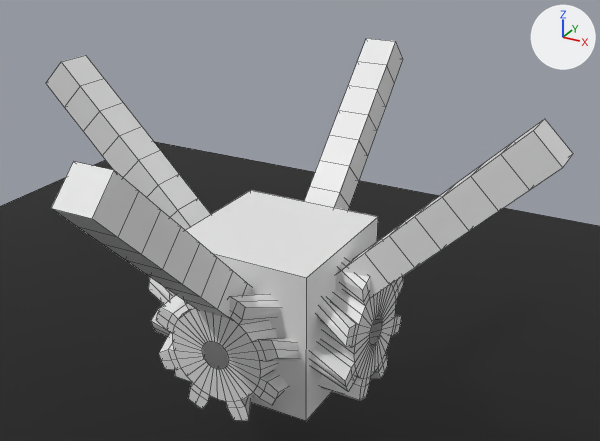
Two versions of the Blender file gameDirectory/src/assets/archnobot.blend, one commit apart.
Camera for both pictures: a 50 mm lens placed at (5.2, -8.69, 8.35), pointed at (0.25, 0.31, 3.85). The lights are fixed; the arrows at upper right show +X, +Y and +Z. Mesh edges are drawn as thin lines.

The first picture shows 'Gear.002', 'Gear.003', 'Plane', 'Vert', 'Vert.001', 'Vert.002', 'Vert.003', 'body'.
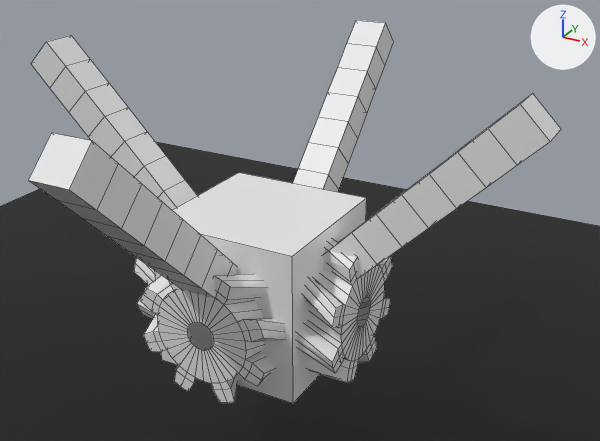
The change, as a diff of the scene's bpy script:
```diff
--- a/gameDirectory/src/assets/archnobot.blend.py
+++ b/gameDirectory/src/assets/archnobot.blend.py
@@ ob_body @@
 ob_body = bpy.data.objects.new('body', me_cube_001)
-ob_body.location = (-0.03, 0.14, 2.46)
+ob_body.location = (-0.18, 0.05, 2.75)
```

Location of each change, (x1, y1, x2, y2) in pixels of the pictures (600 x 441 px):
'body', moved: before (169, 190, 378, 421); after (155, 173, 367, 403)
'Vert.002', moved: before (336, 119, 573, 298); after (323, 93, 561, 279)
'Vert.003', moved: before (51, 161, 251, 319); after (28, 133, 237, 299)
'Gear.003', moved: before (156, 294, 299, 421); after (141, 274, 285, 403)
'Gear.002', moved: before (311, 259, 403, 400); after (297, 240, 392, 383)
'Vert.001', moved: before (304, 38, 403, 210); after (293, 20, 393, 192)
'Vert', moved: before (46, 55, 211, 230); after (31, 35, 197, 210)
'Gear', moved: before (148, 277, 170, 336); after (134, 257, 156, 319)
